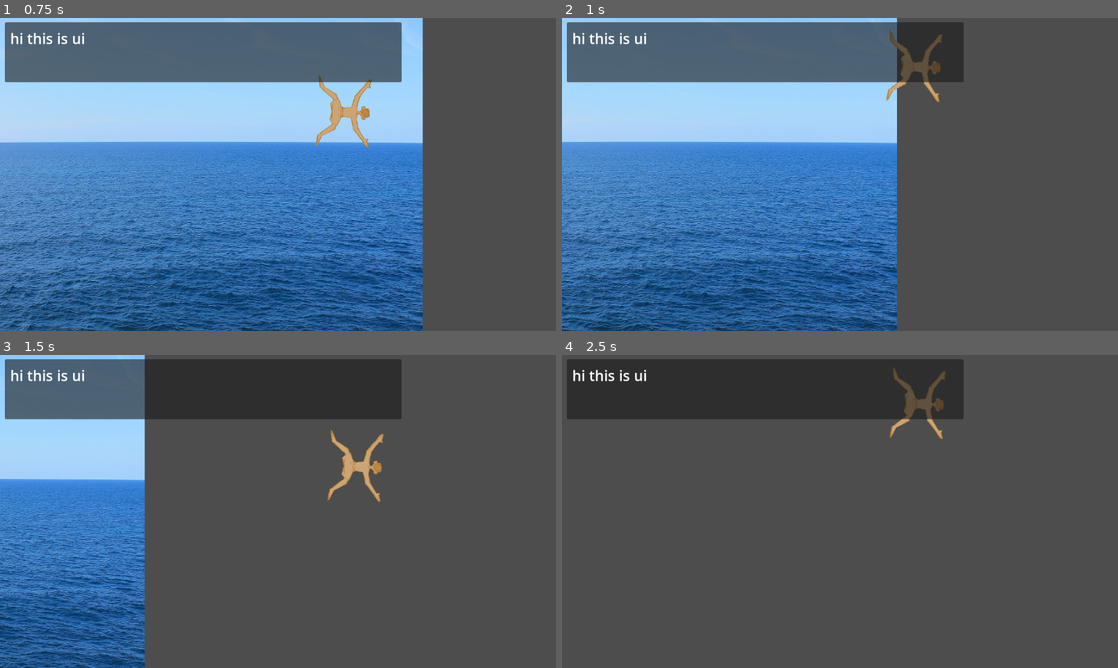
Above: before the commit, frames 1-4 (two rows, left to right).
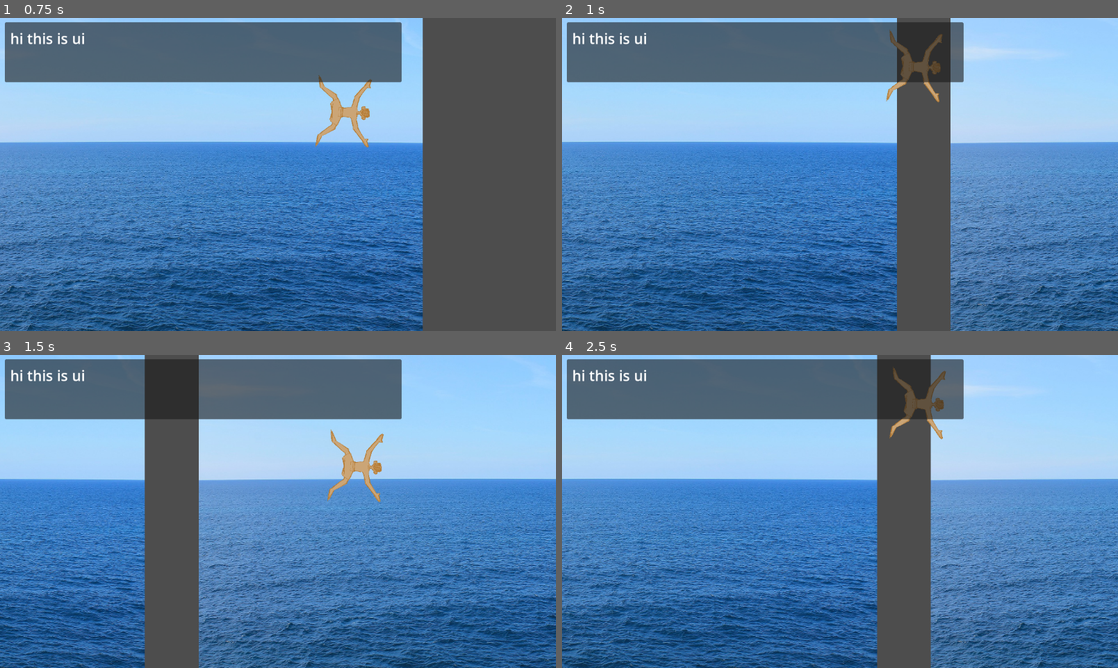
Above: after the commit, the same moments.

Repository: sophieTheProgrammer/microjam-island-61
Game: Godot game, scene res://scenes/game.tscn
The game is run twice, just before and just after one commit, with the same random seed, the same clock (stepped at 60 frames per second) and the same inputs.
Inputs (mouse positions are in pixels of both pictures, inside the frame that each line leads up to):
- Up to frame 1 (0.75 s): tap Enter (ui_accept) at 0.5 s; move the mouse to (400, 158) at 0.52 s; hold Up (up) from 0.53 s (still down); click (400, 158) at 0.6 s
- Up to frame 2 (1 s): keep holding Up (up); tap Enter (ui_accept) at 0.77 s
- Up to frame 3 (1.5 s): move the mouse to (166, 527) at 1.27 s; release Up (up) at 1.28 s; hold Down (down) from 1.28 s (still down); click (166, 527) at 1.35 s
- Up to frame 4 (2.5 s): tap Enter (ui_accept) at 1.52 s; move the mouse to (895, 442) at 2.02 s; release Down (down) at 2.03 s; hold Up (up) from 2.03 s (still down); click (895, 442) at 2.1 s

Frame 1 is identical in both runs. In frame 2, 30% of the frame differs, in the area x 69-100%, y 0-100%; in frame 3, 64%; in frame 4, 90%, in the area x 0-100%, y 0-100%.

Commit message:
spwaning!

Diff:
--- a/scenes/chunk.tscn
+++ b/scenes/chunk.tscn
@@ -4,21 +4,25 @@
 [ext_resource type="Script" uid="uid://bac43hr3wa42x" path="res://scripts/chunk.gd" id="1_h8q3v"]
 
 [sub_resource type="SegmentShape2D" id="SegmentShape2D_h2h35"]
-a = Vector2(409, -435)
+a = Vector2(415, -452)
 b = Vector2(408, 331)
 
 [node name="chunk" type="Node2D" unique_id=709913294]
 script = ExtResource("1_h8q3v")
+
+[node name="Sprite2D" type="Sprite2D" parent="." unique_id=1999960836]
+position = Vector2(-2.0000076, -1.5258789e-05)
+scale = Vector2(0.8130129, 0.8130129)
+texture = ExtResource("1_08ivf")
 
 [node name="Area2D" type="Area2D" parent="." unique_id=114175988]
 
 [node name="CollisionShape2D" type="CollisionShape2D" parent="Area2D" unique_id=1490499186]
 position = Vector2(110, 38)
 shape = SubResource("SegmentShape2D_h2h35")
-
-[node name="Sprite2D" type="Sprite2D" parent="." unique_id=1999960836]
-position = Vector2(-2.0000076, -1.5258789e-05)
-scale = Vector2(0.8130129, 0.8130129)
-texture = ExtResource("1_08ivf")
+debug_color = Color(0.9411765, 0, 0, 0.41960785)
 
 [node name="obstacle" type="Node" parent="." unique_id=241453255]
+
+[connection signal="area_entered" from="Area2D" to="." method="_on_area_2d_area_entered"]
+[connection signal="body_entered" from="Area2D" to="." method="_on_area_2d_body_entered"]
--- a/scripts/chunk.gd
+++ b/scripts/chunk.gd
@@ -15,3 +15,10 @@
 	new_whirlpool.position.x = randf_range(viewport.x / 2, -viewport.x / 2)
 	new_whirlpool.position.y = randf_range(viewport.y / 2, -viewport.y / 2)
 	obstacles.add_child(new_whirlpool)
+
+
+
+
+func _on_area_2d_body_entered(body: Node2D) -> void:
+	print("YAY SOMETHING HAS ENTERED")
+	EventBus.spawn_new_chunk.emit()
--- a/scripts/spawner.gd
+++ b/scripts/spawner.gd
@@ -1,13 +1,16 @@
 extends Node2D
 
-@onready var obstacles: Node2D = $"../obstacles"
-@onready var viewport = get_viewport().get_visible_rect().size
+
 var chunk = preload("res://scenes/chunk.tscn")
+var chunks_spawned = 0
 func _ready() -> void:
+	EventBus.spawn_new_chunk.connect(spawn_chunk)
 	spawn_chunk()
+
 func _process(delta: float) -> void:
 	pass
 func spawn_chunk():
 	var new_chunk = chunk.instantiate()
+	new_chunk.position.x = (chunks_spawned * Global.viewport.x)
 	self.add_child(new_chunk)
-	viewport.x
+	chunks_spawned+=1
